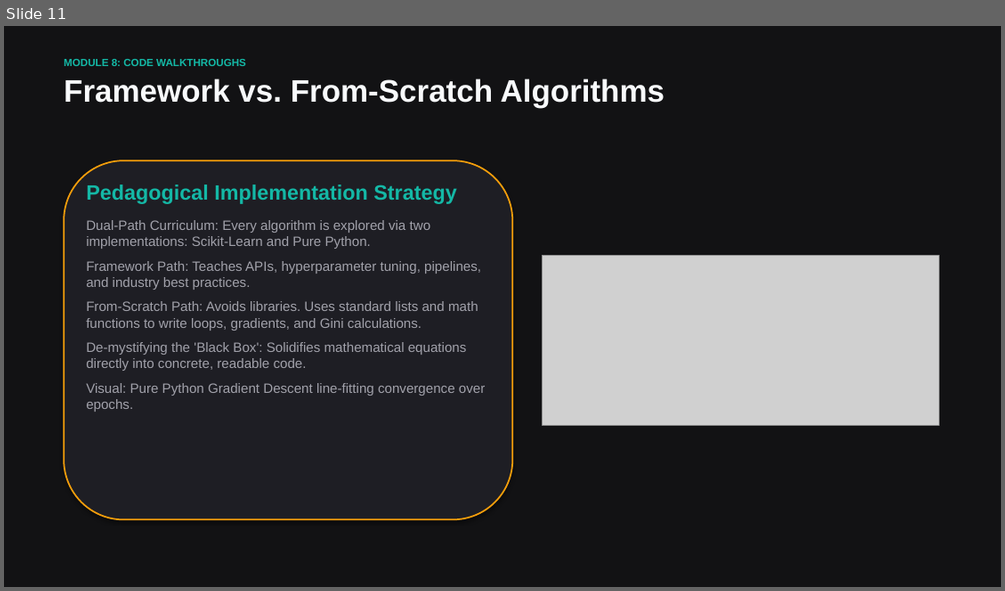
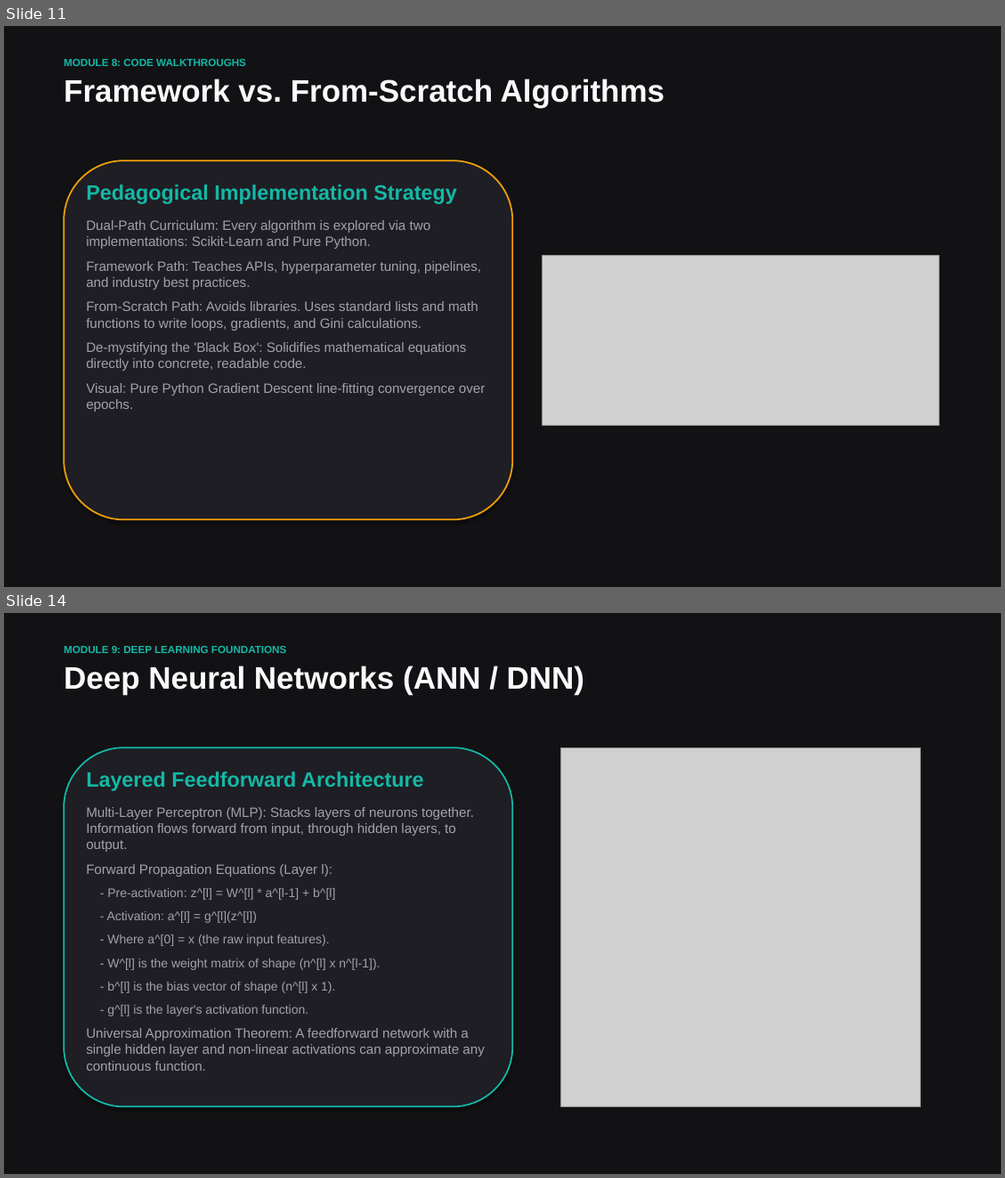
Before and after one commit to vdonthireddy/ai-course, a slide deck: machine_learning_fundamentals.pptx. Shown one above the other, each under a label of ours: slide 11 before the commit, slides 11 and 14 after it; the slides between them are not shown. The pictures are 1005x591 and 1005x1178 pixels, drawn with LibreOffice and Linux fonts; fonts in the diff are those of the drawing; grey boxes stand for pictures. Boxes give left, top, right and bottom in pixels: in the first picture for what was removed or moved away, otherwise in the second. Text is boxed around its words. In the diff, an @@ line names an element or a change of style, - is before the commit and + after.

Commit message:
Expand ML fundamentals presentation with Deep Learning and Agentic AI slides

```diff
--- a/machine_learning_fundamentals.pptx
+++ b/machine_learning_fundamentals.pptx
@@ slide 14 added at box(4, 613, 1001, 1174), background #121214 @@
@@ text added at box(64, 646, 286, 653), 10 pt, text #14B8A6, bold @@
+MODULE 9: DEEP LEARNING FOUNDATIONS
@@ text added at box(64, 666, 584, 695), 30 pt, text #F8FAFC, bold @@
+Deep Neural Networks (ANN / DNN)
@@ rounded rectangle added at box(64, 747, 512, 1107), fill #1E1E24, outline #14B8A6 1.5 pt @@
@@ text added at box(86, 771, 484, 1070), 13 pt, text #A1A1AA @@
+Layered Feedforward Architecture
+Multi-Layer Perceptron (MLP): Stacks layers of neurons together. Information flows forward from input, through hidden layers, to output.
+Forward Propagation Equations (Layer l):
+- Pre-activation: z^[l] = W^[l] * a^[l-1] + b^[l]
+- Activation: a^[l] = g^[l](z^[l])
+- Where a^[0] = x (the raw input features).
+- W^[l] is the weight matrix of shape (n^[l] x n^[l-1]).
+- b^[l] is the bias vector of shape (n^[l] x 1).
+- g^[l] is the layer's activation function.
+Universal Approximation Theorem: A feedforward network with a single hidden layer and non-linear activations can approximate any continuous function.
@@ picture added at box(561, 747, 920, 1107) @@
```
Also in this commit, not shown: 6 slides changed, 9 other slides added, 2 other files.
